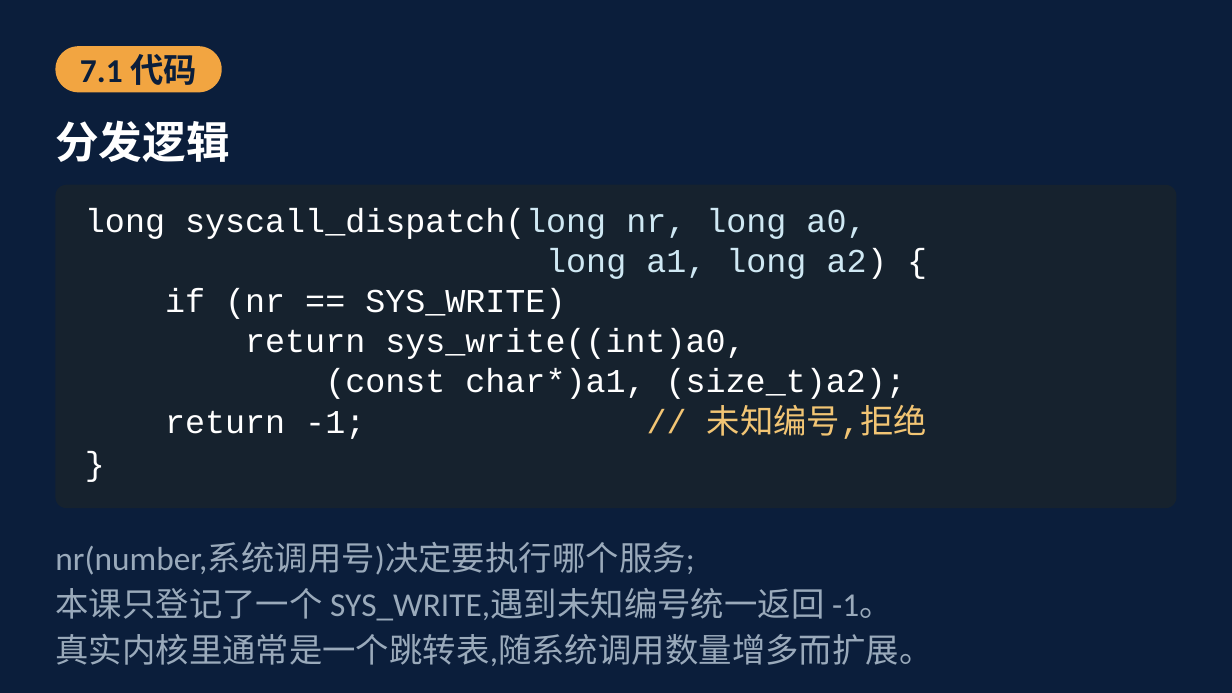
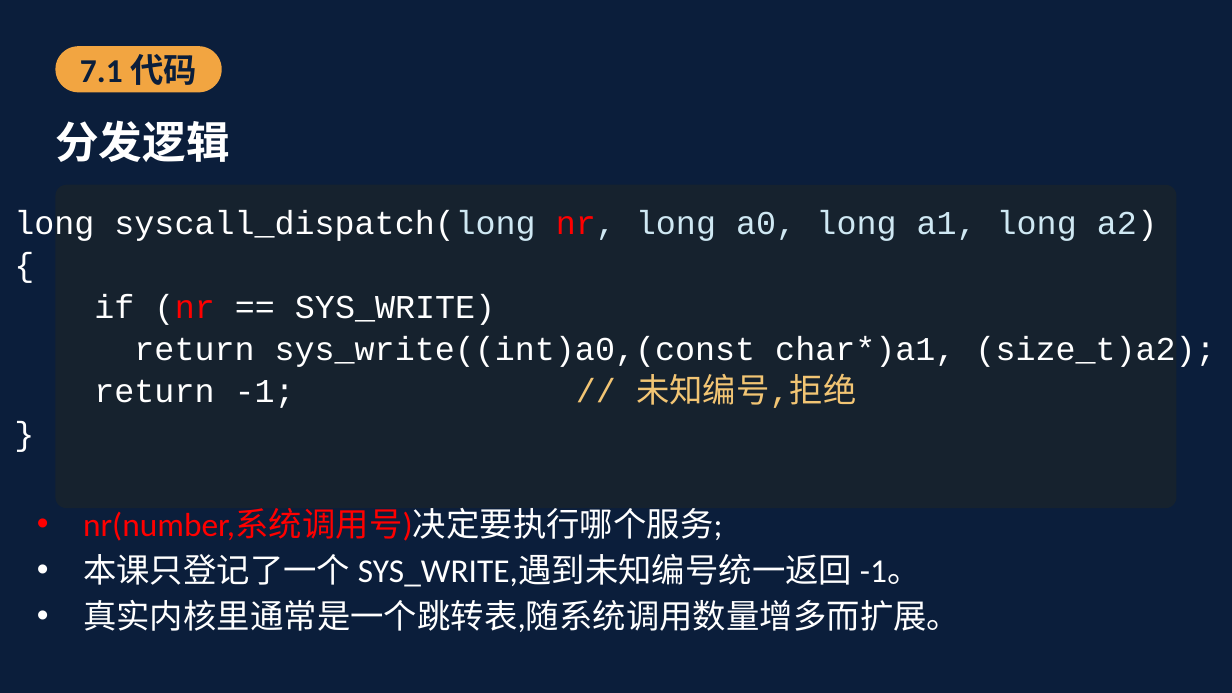
Before and after one commit to cxi218447-byte/miniOS, a slide deck: slide 46 of docs/08/第08次课_UART驱动与sys_write教材PPT.pptx (slide 39 before the commit). Drawn at 1232x693 pixels with LibreOffice and Linux fonts; fonts in the diff are those of the drawing. Boxes give left, top, right and bottom in pixels: in the first picture for what was removed or moved away, otherwise in the second. Text is boxed around its words. In the diff, an @@ line names an element or a change of style, - is before the commit and + after.

```diff
--- a/docs/08/第08次课_UART驱动与sys_write教材PPT.pptx
+++ b/docs/08/第08次课_UART驱动与sys_write教材PPT.pptx
@@ text at (14, 210, 1215, 408): text changed @@
-long syscall_dispatch(long nr, long a0,
-long a1, long a2) {
-if (nr == SYS_WRITE)
-return sys_write((int)a0,
-(const char*)a1, (size_t)a2);
-return -1; // 未知编号,拒绝
-}
+long syscall_dispatch(long nr, long a0, long a1, long a2)
+{
+if (nr == SYS_WRITE)
+return sys_write((int)a0,(const char*)a1, (size_t)a2);
+return -1; // 未知编号,拒绝
+}
@@ text "nr(number,系统调用号)决定要执行哪个服务;": place and size @@
-text "nr(number,系统调用号)决定要执行哪个服务;" at (55, 543, 932, 666)
+text "nr(number,系统调用号)决定要执行哪个服务;" at (83, 509, 960, 632)
@@ text "nr(number,系统调用号)决定要执行哪个服务;" at (83, 509, 960, 632): text colour #9AAABB to #FF0000 in "nr(number,系统调用号)决定要执行哪个服务;"; text colour #9AAABB to #FFFFFF in "nr(number,系统调用号)决定要执行哪个服务;", "本课只登记了一个 SYS_WRITE,遇到未知编号统一返回 -1。", "真实内核里通常是一个跳转表,随系统调用数量增多而扩展。"; bullet none to • @@
```
Also in this commit, not shown: 6 other slides changed, 10 slides added, 4 slides removed, 3 other files.
